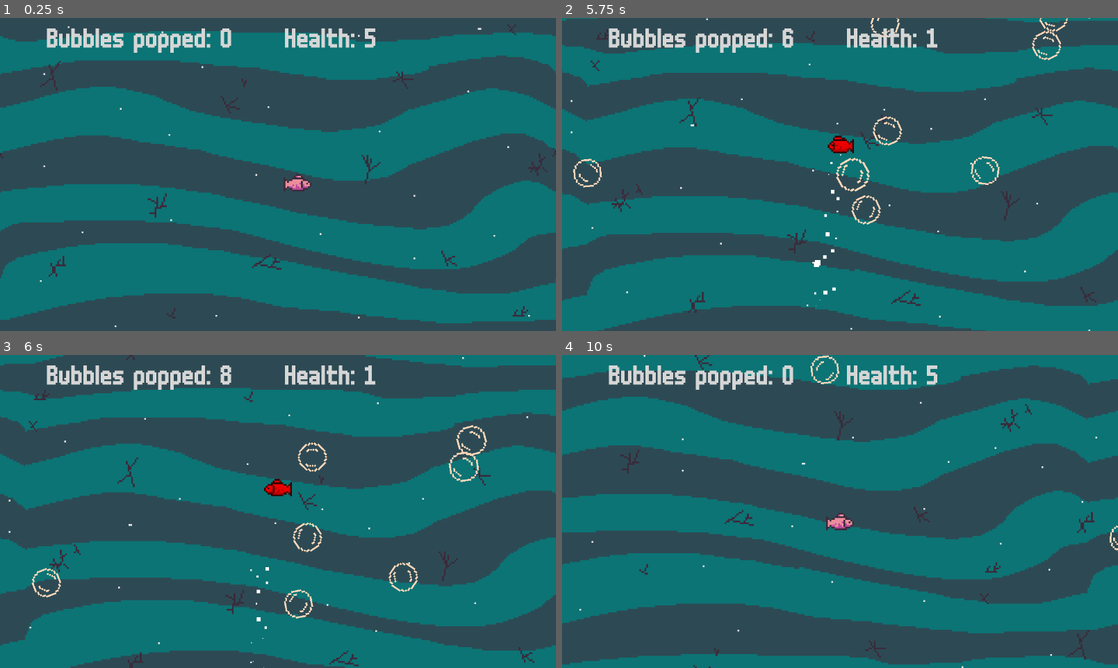
Above: before the commit, frames 1-4 (two rows, left to right).
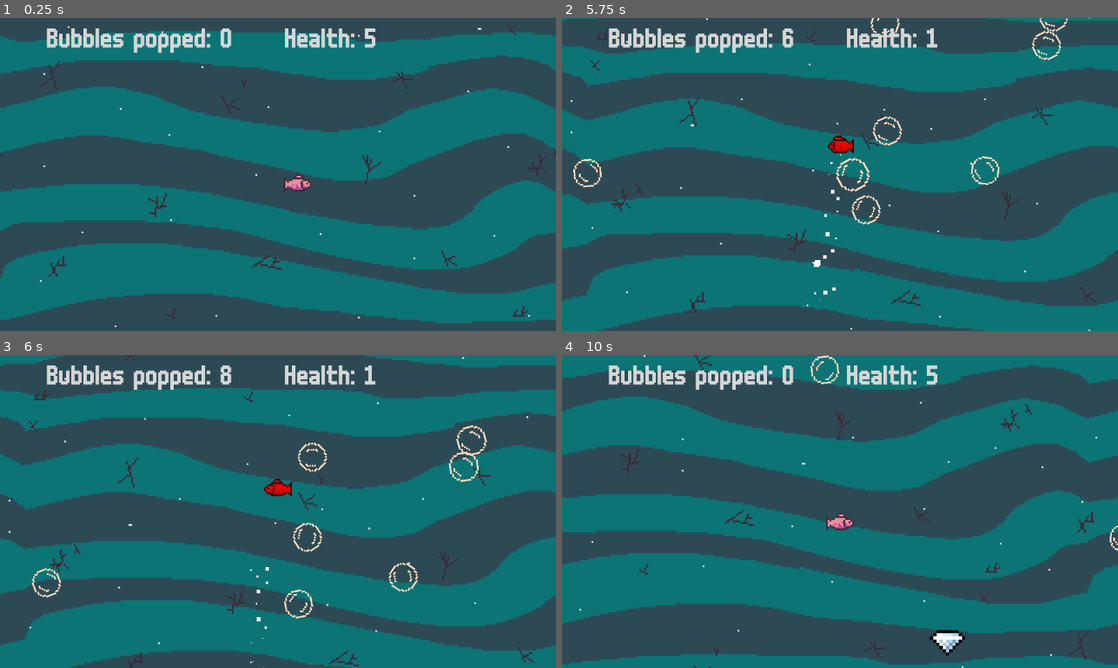
Above: after the commit, the same moments.

Repository: kroraf/oxygen_hazard
Game: Godot game, scene res://scenes/world.tscn
Same seed, same stepped clock (60 frames per second), same inputs: the game is played once before the commit and once after it.
Inputs (mouse positions are in pixels of both pictures, inside the frame that each line leads up to):
- Up to frame 1 (0.25 s): no input
- Up to frame 2 (5.75 s): tap Enter at 0.5 s; move the mouse to (812, 237) at 0.52 s; hold Up (ui_up) 0.53-1.25 s; tap O at 0.6, 3.6 s; click (812, 237) at 0.67 s; drag from (1006, 221) to (645, 121) at 1.27 s; move the mouse to (673, 127) at 2.02 s; hold Left (ui_left) 2.03-2.75 s; tap Shift at 2.1, 5.1 s; drag from (867, 174) to (1112, 55) at 2.77 s; move the mouse to (756, 96) at 3.52 s; hold Down (ui_down) 3.53-4.25 s; drag from (962, 158) to (756, 96) at 4.27 s; move the mouse to (728, 190) at 5.02 s; hold Up (ui_up) from 5.03 s (still down); click (728, 190) at 5.17 s
- Up to frame 3 (6 s): release Up (ui_up) at 5.75 s; drag from (333, 442) to (422, 508) at 5.77 s
- Up to frame 4 (10 s): click "RETRY?" at 6.5 s; move the mouse to (812, 574) at 7.27 s; hold Right (ui_right) 7.28-8 s; tap O at 7.35 s; drag from (1006, 558) to (895, 646) at 8.02 s; move the mouse to (673, 464) at 8.77 s; hold Down (ui_down) 8.78-9.5 s; tap Shift at 8.85 s; drag from (867, 511) to (673, 464) at 9.52 s

Frames 1-3 are identical in both runs. In frame 4, 0.3% of the frame differs, in the area x 66-73%, y 87-96%.

Commit message:
improvements

Diff:
--- a/scenes/player.tscn
+++ b/scenes/player.tscn
@@ -203,4 +203,4 @@
 scale = Vector2(0.5, 0.5)
 sprite_frames = ExtResource("6_tuyoq")
 autoplay = "default"
-frame_progress = 0.216545
+frame_progress = 0.272274
--- a/scenes/world.tscn
+++ b/scenes/world.tscn
@@ -11,6 +11,7 @@
 [ext_resource type="Script" uid="uid://cxnfm670uybbb" path="res://scripts/camera_2d.gd" id="5_e3hyu"]
 [ext_resource type="AudioStream" uid="uid://bsg41kc5pbfwl" path="res://assets/audio/SFX_Arcade_Retro_Powerup_Upgrade_Set_02_003.wav" id="9_w7kh3"]
 [ext_resource type="AudioStream" uid="uid://c61vrtq7i3yc7" path="res://assets/audio/SFX_Arcade_Retro_Fail_Set_03_001.wav" id="11_e3hyu"]
+[ext_resource type="AudioStream" uid="uid://dra0on8l67gxt" path="res://assets/audio/SFX_Arcade_Retro_Jump_Set_04_007.wav" id="12_q5onr"]
 
 [sub_resource type="RectangleShape2D" id="RectangleShape2D_e3hyu"]
 size = Vector2(100000, 129)
@@ -131,7 +132,7 @@
 autostart = true
 
 [node name="PowerUpTimer" type="Timer" parent="."]
-wait_time = 4.0
+wait_time = 3.0
 autostart = true
 
 [node name="CanvasLayer" type="CanvasLayer" parent="."]
@@ -172,13 +173,18 @@
 [node name="FailSound" type="AudioStreamPlayer" parent="Sounds"]
 process_mode = 3
 stream = ExtResource("11_e3hyu")
+volume_db = -10.0
 
 [node name="PopSound" type="AudioStreamPlayer" parent="Sounds"]
 stream = ExtResource("4_qfnet")
 
 [node name="PowerUpAquired" type="AudioStreamPlayer" parent="Sounds"]
 stream = ExtResource("9_w7kh3")
-volume_db = -25.0
+volume_db = -20.0
+
+[node name="PositiveSound" type="AudioStreamPlayer" parent="Sounds"]
+stream = ExtResource("12_q5onr")
+volume_db = -15.0
 
 [connection signal="timeout" from="SpawnTimer" to="." method="_on_spawn_timer_timeout"]
 [connection signal="timeout" from="GameTimer" to="." method="_on_game_timer_timeout"]
--- a/scripts/world.gd
+++ b/scripts/world.gd
@@ -12,6 +12,7 @@
 @onready var fail_sound = $Sounds/FailSound
 @onready var pop_sound = $Sounds/PopSound
 @onready var power_up_aquired = $Sounds/PowerUpAquired
+@onready var positive_sound = $Sounds/PositiveSound
 
 
 var time_elapsed_label
@@ -62,7 +63,10 @@
 		print("LEVEL: ", difficulty_level)
 
 func _on_bubble_popped() -> void:
-	pop_sound.play()
+	if player.is_invulnerable:
+		positive_sound.play()
+	else:
+		pop_sound.play()
 	if is_instance_valid(hud):
 		score += 1 * difficulty_level
 		hud.set_score_label_value("Bubbles popped: {0}".format([score]))
Not shown, added: assets/audio/SFX_Arcade_Retro_Jump_Set_04_007.wav.import
Not shown: 1 places in scenes/world.tscn that only renumber resources
Not shown, added: assets/audio/SFX_Arcade_Retro_Jump_Set_04_007.wav
